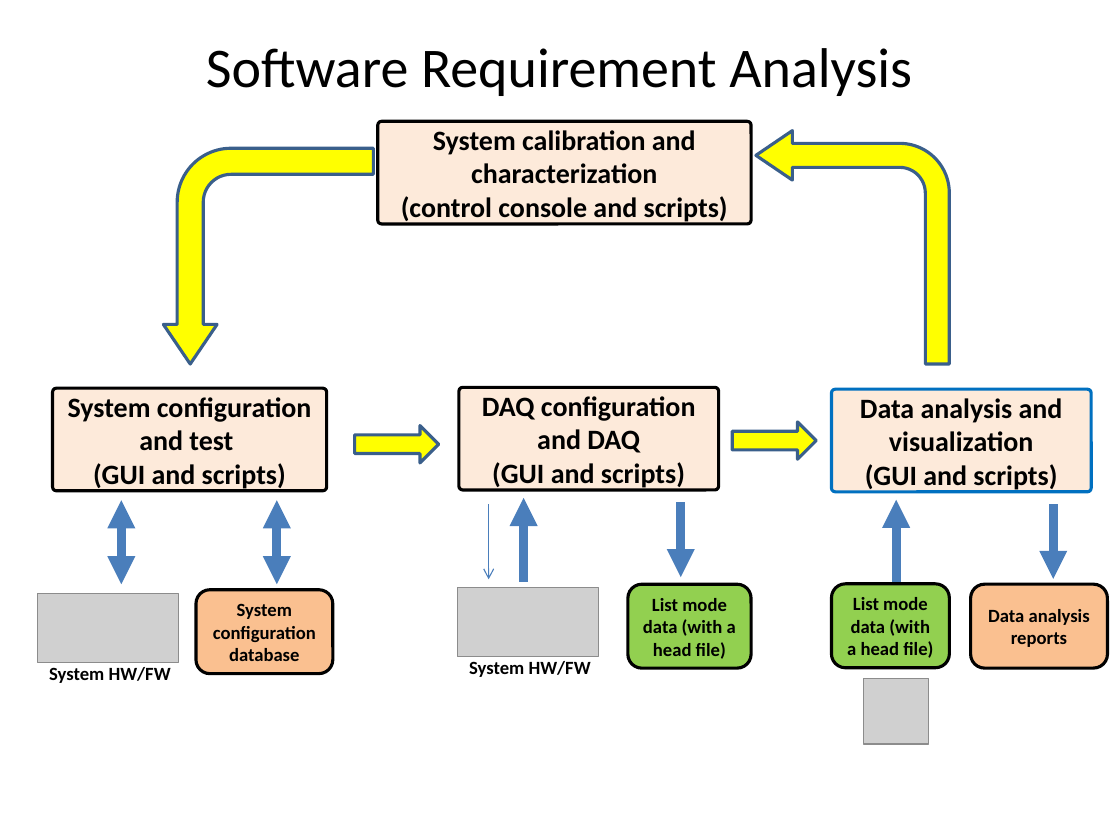
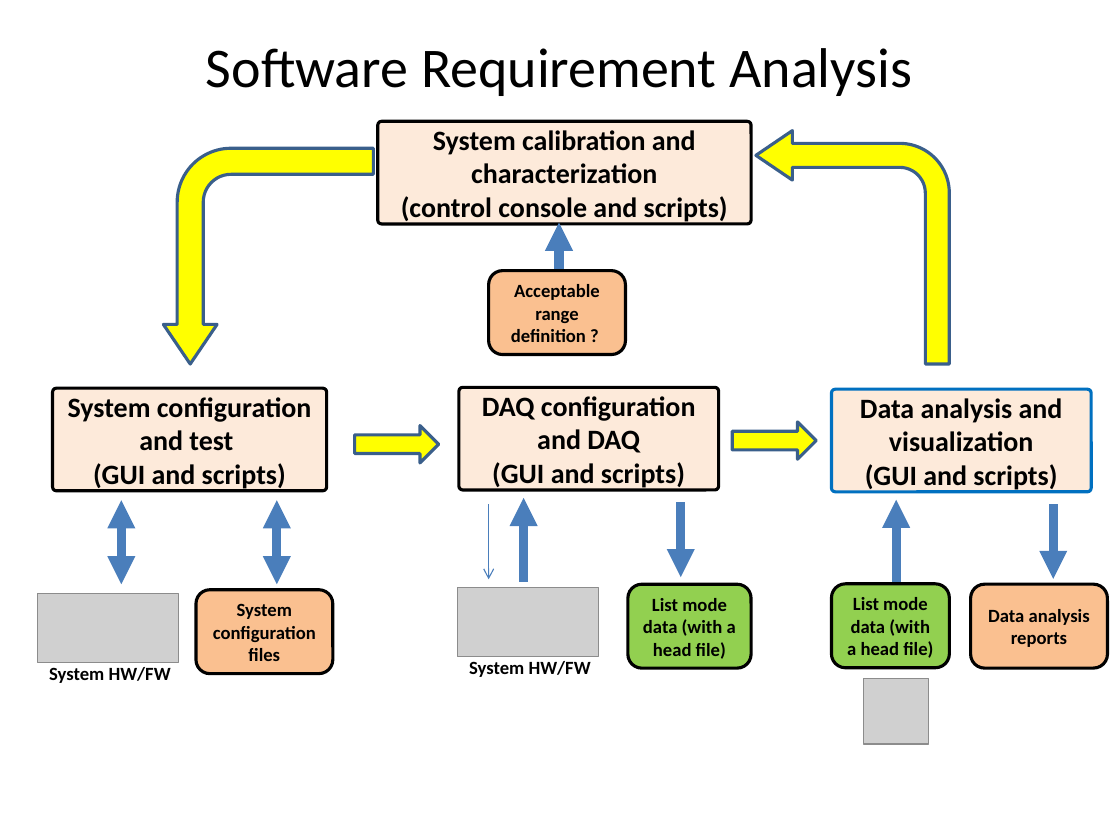
Before and after one commit to heejong/HostPC, a slide deck: slide 8 of Getting Started/GUI_design_OpenPET.pptx. Drawn at 1120x840 pixels with LibreOffice and Linux fonts; fonts in the diff are those of the drawing; grey boxes stand for pictures. Boxes give left, top, right and bottom in pixels: in the first picture for what was removed or moved away, otherwise in the second. Text is boxed around its words. In the diff, an @@ line names an element or a change of style, - is before the commit and + after.

```diff
--- a/Getting Started/GUI_design_OpenPET.pptx
+++ b/Getting Started/GUI_design_OpenPET.pptx
@@ arrow added from (559, 270) to (559, 223), #4B7EBC 6 pt @@
@@ rounded rectangle added at [488, 271, 625, 355], fill #FAC090, outline #000000 2 pt, 12 pt, text #000000, bold @@
+Acceptable range definition ?
@@ text in rounded rectangle at [213, 603, 316, 661]: text changed @@
-System configuration database
+System configuration files
```
Also in this commit, not shown: 1 other slide changed, 16 slides added, 1 other file.
